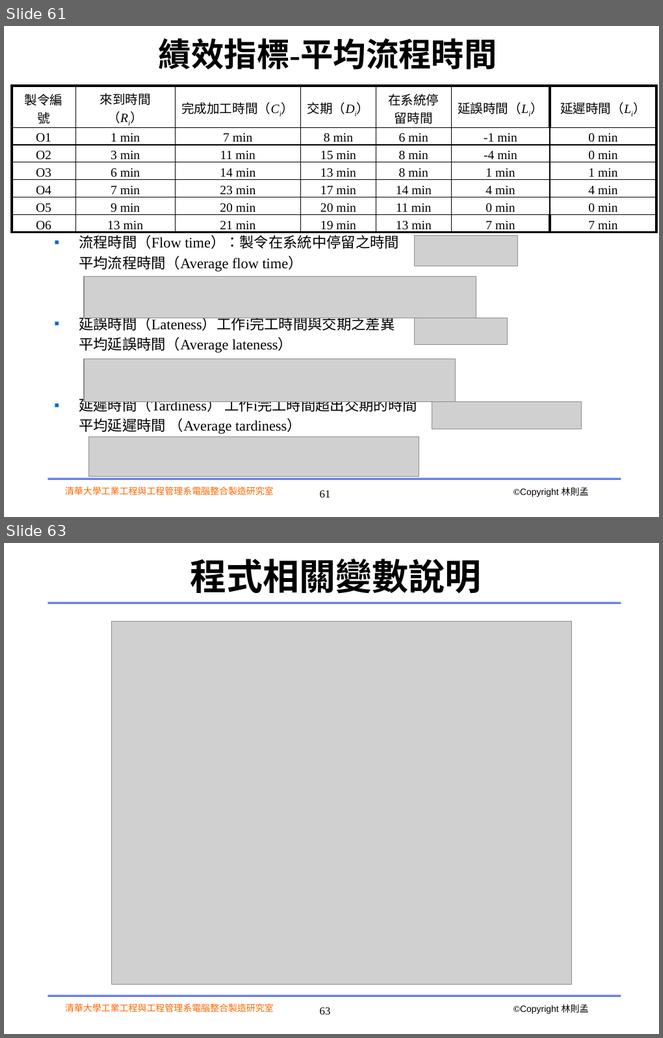
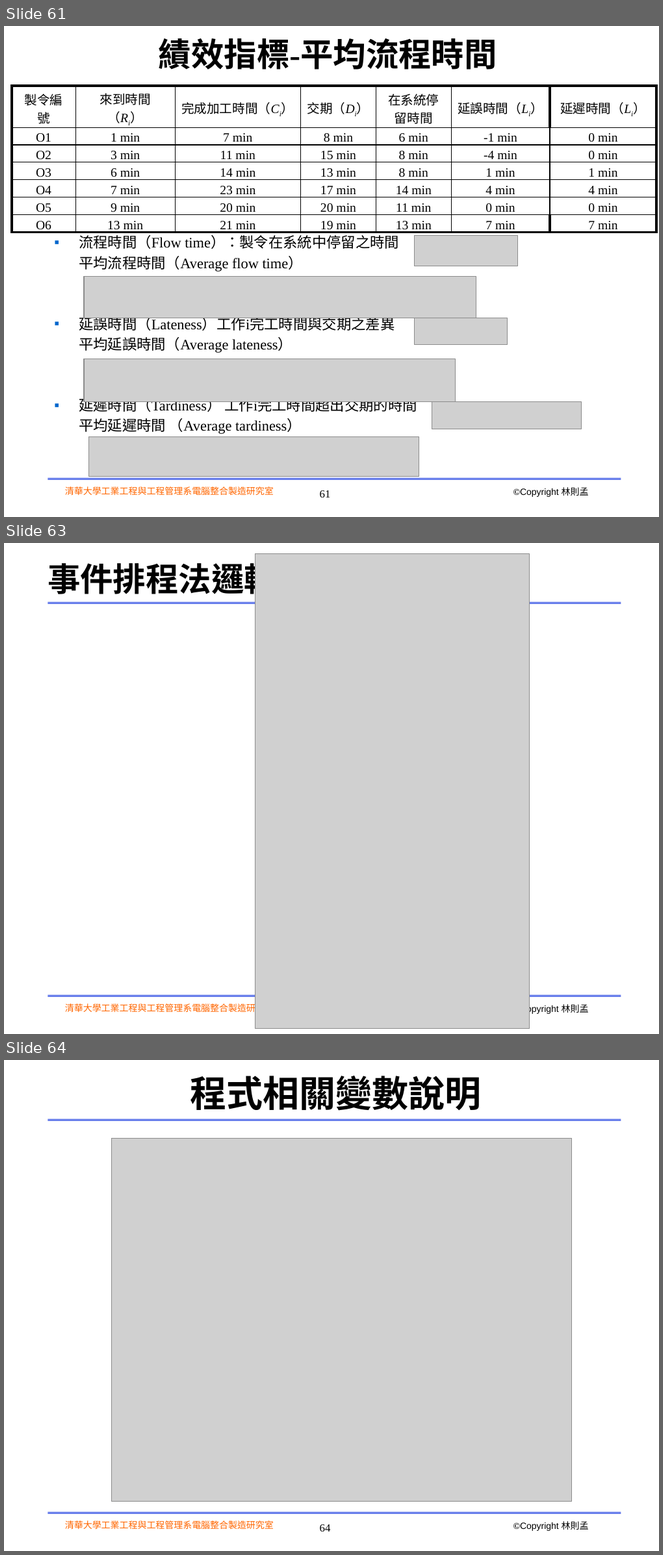
Before and after one commit to colinlee0924/ppc_ws, a slide deck: ppt/2020_DES_with_python.pptx. Shown one above the other, each under a label of ours: slides 61 and 63 before the commit, slides 61, 63 and 64 after it; the slides between them are not shown. The pictures are 663x1038 and 663x1555 pixels, drawn with LibreOffice and Linux fonts; fonts in the diff are those of the drawing; grey boxes stand for pictures; background and template pictures are left out. Boxes give left, top, right and bottom in pixels: in the first picture for what was removed or moved away, otherwise in the second. Text is boxed around its words. In the diff, an @@ line names an element or a change of style, - is before the commit and + after.

```diff
--- a/ppt/2020_DES_with_python.pptx
+++ b/ppt/2020_DES_with_python.pptx
@@ slide 63 added at [4,543,659,1034], background #FFFFFF; not listed: 5 template elements that a slide beside it also shows @@
@@ title added at [48,558,277,600], 36 pt, text #000000, bold @@
+事件排程法邏輯
@@ picture added at [255,554,529,1029] @@
@@ what was slide 63 is now slide 64 @@
@@ page number at [320,1525,331,1532]: text changed @@
-63
+64
```
Also in this commit, not shown: 1 slide changed.
